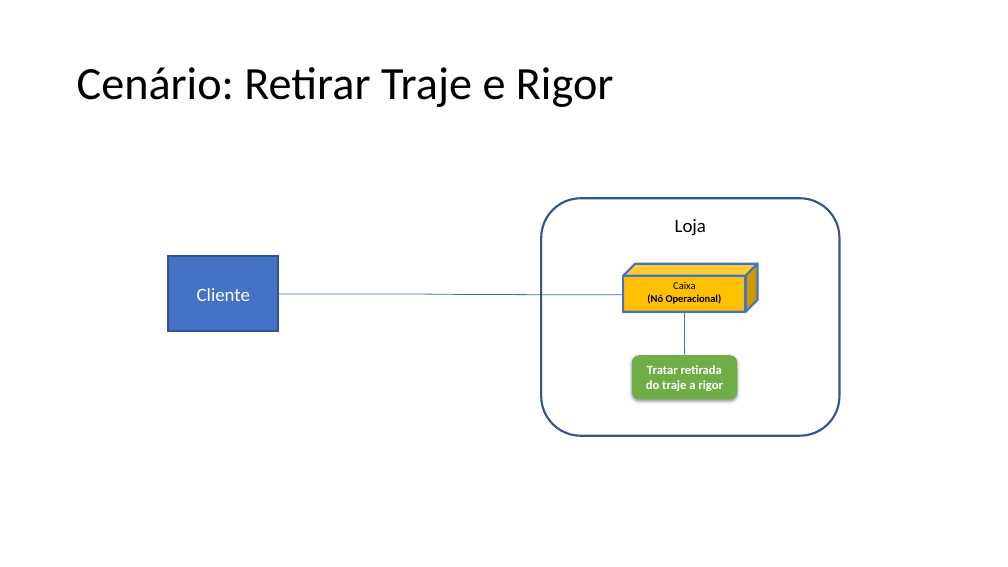
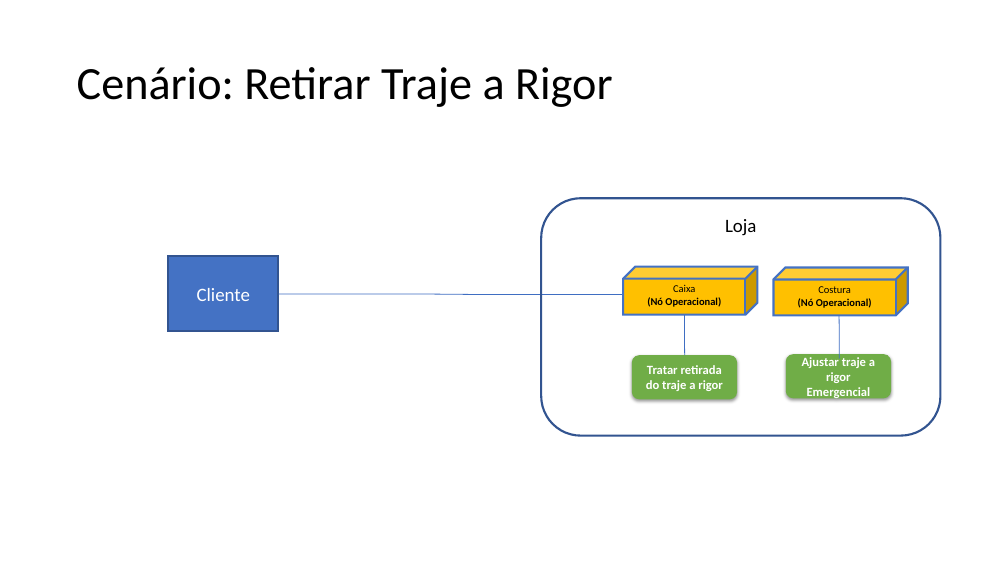
Before and after one commit to grupopenelopechavosa/OPE---Faculdade-Impacta, a slide deck: slide 3 of 15 - Arquitetura de Negócio para cada Cenário.pptx. Drawn at 1008x567 pixels with LibreOffice and Linux fonts; fonts in the diff are those of the drawing. Boxes give left, top, right and bottom in pixels: in the first picture for what was removed or moved away, otherwise in the second. Text is boxed around its words. In the diff, an @@ line names an element or a change of style, - is before the commit and + after.

```diff
--- a/15 - Arquitetura de Negócio para cada Cenário.pptx
+++ b/15 - Arquitetura de Negócio para cada Cenário.pptx
@@ text at [77,67,613,107]: text changed @@
-Cenário: Retirar Traje e Rigor
+Cenário: Retirar Traje a Rigor
@@ rounded rectangle "Loja": place and size @@
-rounded rectangle "Loja" at [541,198,840,436]
+rounded rectangle "Loja" at [541,198,941,436]
@@ cube added at [774,268,908,315], fill #FFC000, outline #4472C4 2 pt, 10 pt, text #000000, bold @@
+Costura
+(Nó Operacional)
@@ line added from (839, 315) to (839, 358), #3F6EC2 0.75 pt @@
@@ rounded rectangle added at [786,355,891,399], fill #70AD47, 12 pt, text #FFFFFF, bold @@
+Ajustar traje a rigor Emergencial
```
Also in this commit, not shown: 1 other slide changed, 1 slide removed, 7 other files.
